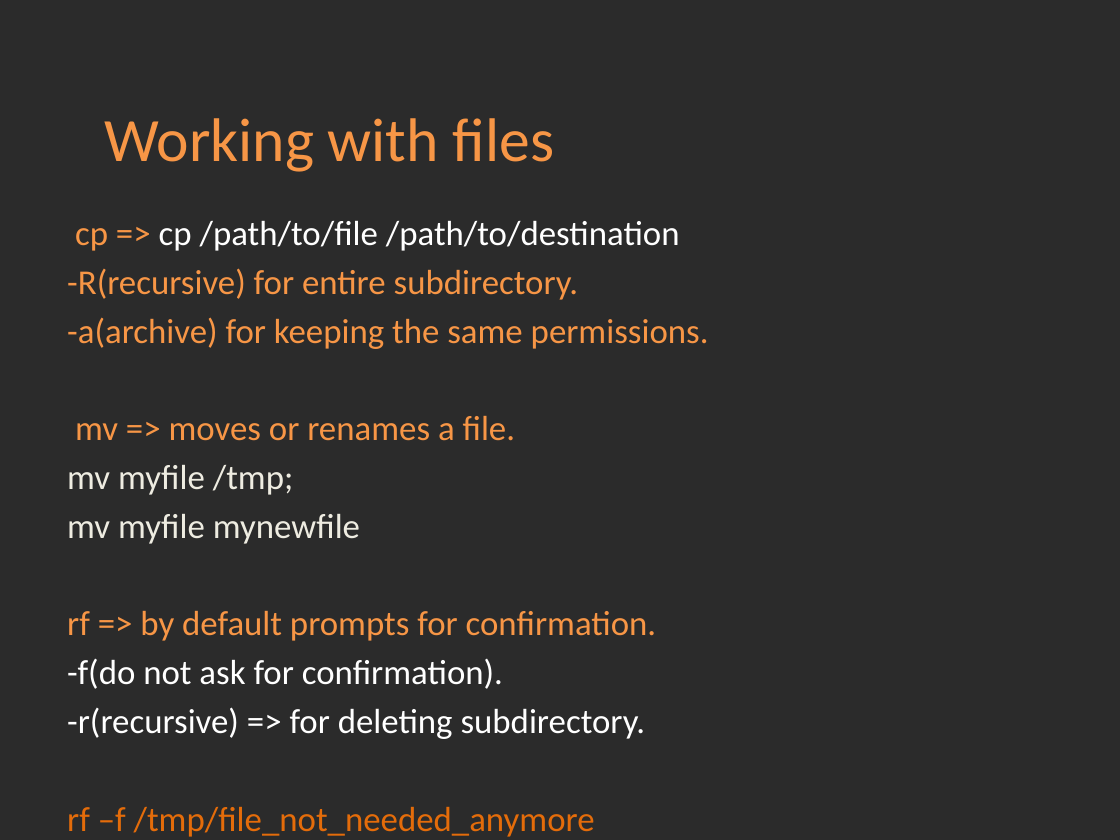
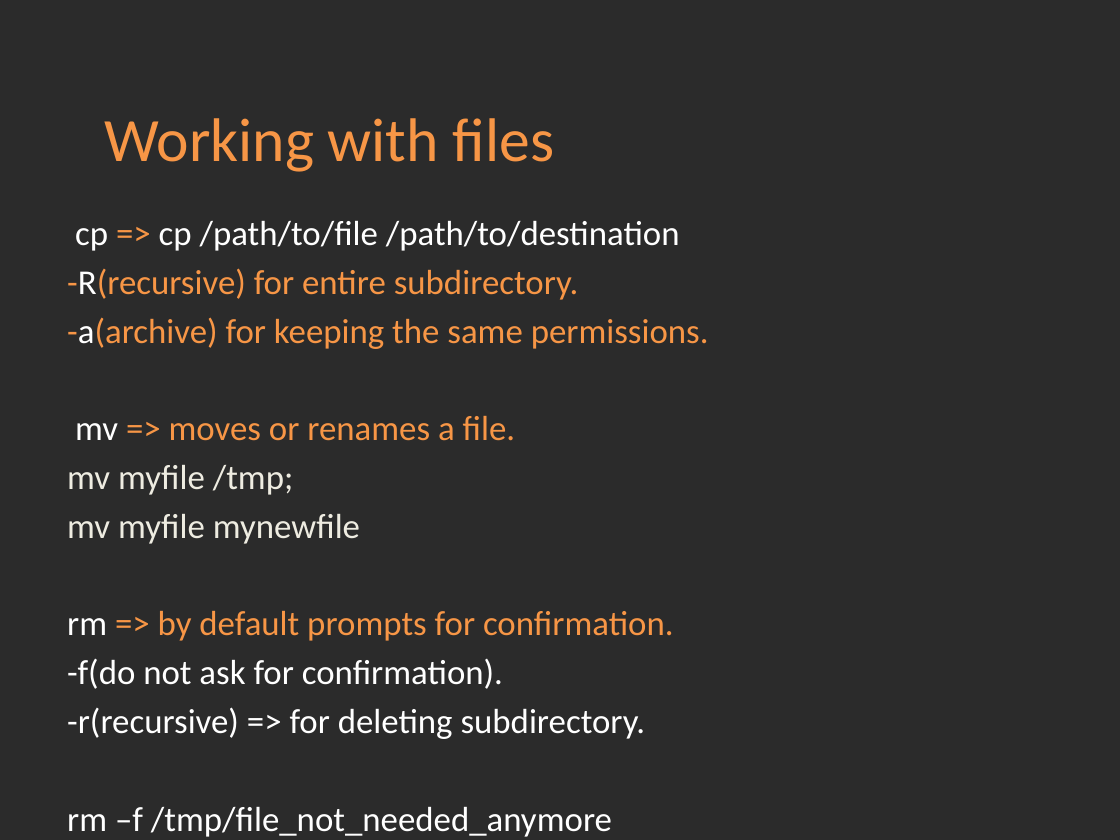
Before and after one commit to Academy-Soft-Intellect/Linux-Course, a slide deck: slide 6 of 3.FileSystem/03-FileSystem.pptx (slide 3 before the commit). Drawn at 1120x840 pixels with LibreOffice and Linux fonts; fonts in the diff are those of the drawing; background and template pictures are left out; a plain dark background stands for a picture behind light text. Boxes give left, top, right and bottom in pixels: in the first picture for what was removed or moved away, otherwise in the second. Text is boxed around its words. In the diff, an @@ line names an element or a change of style, - is before the commit and + after.

Commit message:
Modified filesystem.

```diff
--- a/3.FileSystem/03-FileSystem.pptx
+++ b/3.FileSystem/03-FileSystem.pptx
@@ text at (x1=67, y1=221, x2=709, y2=441): text colour #F79646 to #FFFFFF in "cp", "-R(recursive)", "-a(archive)", "mv" @@
@@ text at (x1=67, y1=611, x2=674, y2=641): text changed @@
-rf => by default prompts for confirmation.
+rm => by default prompts for confirmation.
@@ text at (x1=67, y1=807, x2=612, y2=837): text changed; text colour #E46C0A to #FFFFFF @@
-rf –f /tmp/file_not_needed_anymore
+rm –f /tmp/file_not_needed_anymore
```
Also in this commit, not shown: 3 other slides changed, 3 slides added, 2 other files.
